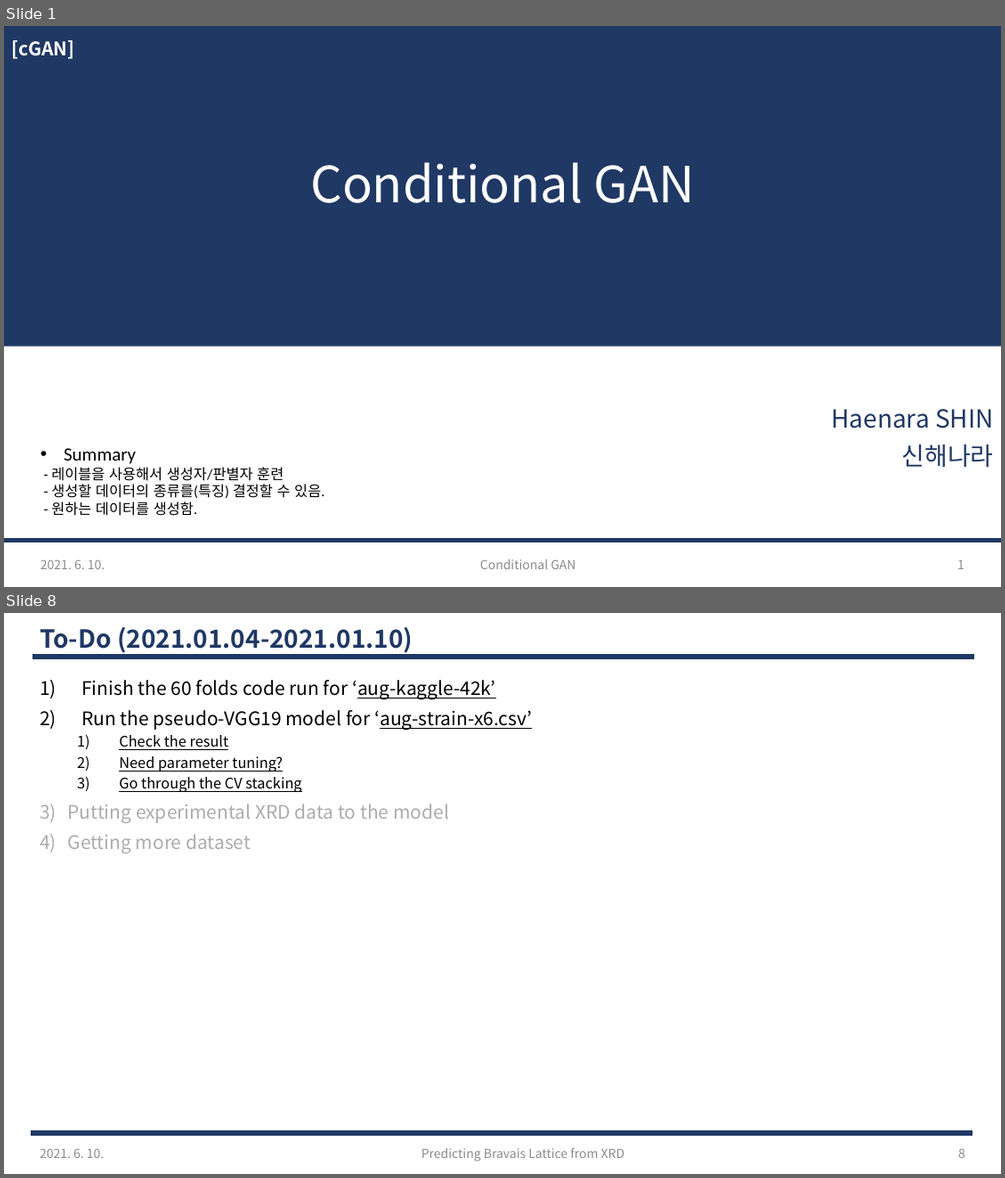
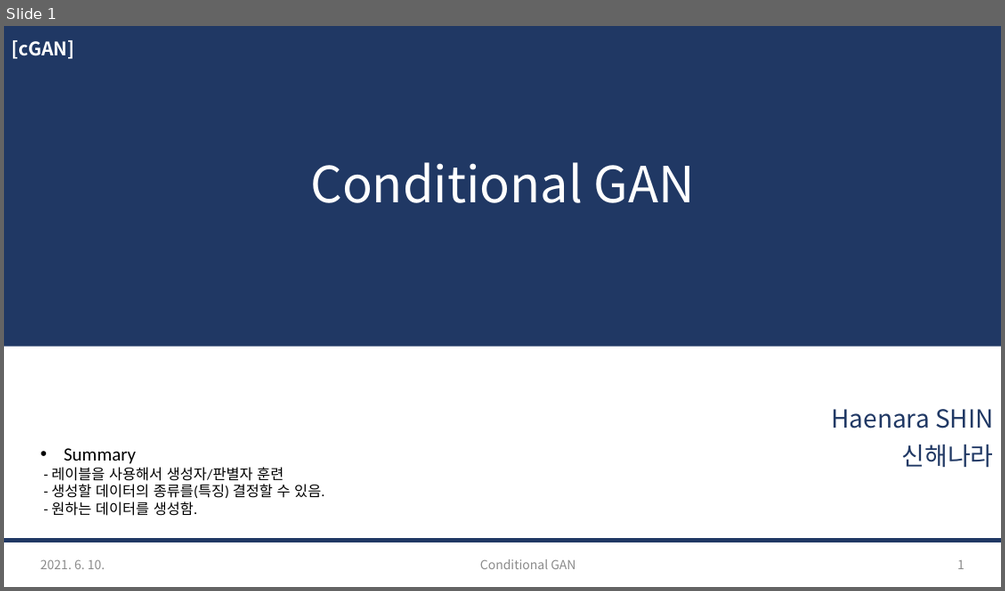
Before and after one commit to haenara-shin/GAN_Project, a slide deck: PPT/Nara/GAN-Project_cGAN_210614.pptx. Shown one above the other, each under a label of ours: slides 1 and 8 before the commit, slide 1 after it; the slides between them are not shown. The pictures are 1005x1178 and 1005x591 pixels, drawn with LibreOffice and Linux fonts; fonts in the diff are those of the drawing. Boxes give left, top, right and bottom in pixels: in the first picture for what was removed or moved away, otherwise in the second. Text is boxed around its words. In the diff, an @@ line names an element or a change of style, - is before the commit and + after.

```diff
--- a/PPT/Nara/GAN-Project_cGAN_210614.pptx
+++ b/PPT/Nara/GAN-Project_cGAN_210614.pptx
@@ slide 8 removed at [4, 613, 1001, 1174], background #FFFFFF @@
@@ title removed at [40, 627, 413, 655] @@
-To-Do (2021.01.04-2021.01.10)
@@ line removed from (32, 657) to (974, 657) @@
@@ text removed at [68, 680, 532, 853] @@
-1) Finish the 60 folds code run for ‘aug-kaggle-42k’
-2) Run the pseudo-VGG19 model for ‘aug-strain-x6.csv’
-  1) Check the result
-  2) Need parameter tuning?
-  3) Go through the CV stacking
-3) Putting experimental XRD data to the model
-4) Getting more dataset
@@ line removed from (31, 1133) to (973, 1133) @@
@@ text removed at [40, 1148, 104, 1158] @@
-2021. 6. 10.
@@ text removed at [421, 1148, 625, 1161] @@
-Predicting Bravais Lattice from XRD
@@ page number removed at [958, 1149, 965, 1158] @@
-8
```
Also in this commit, not shown: 3 slides added, 7 other slides removed, 3 other files.
